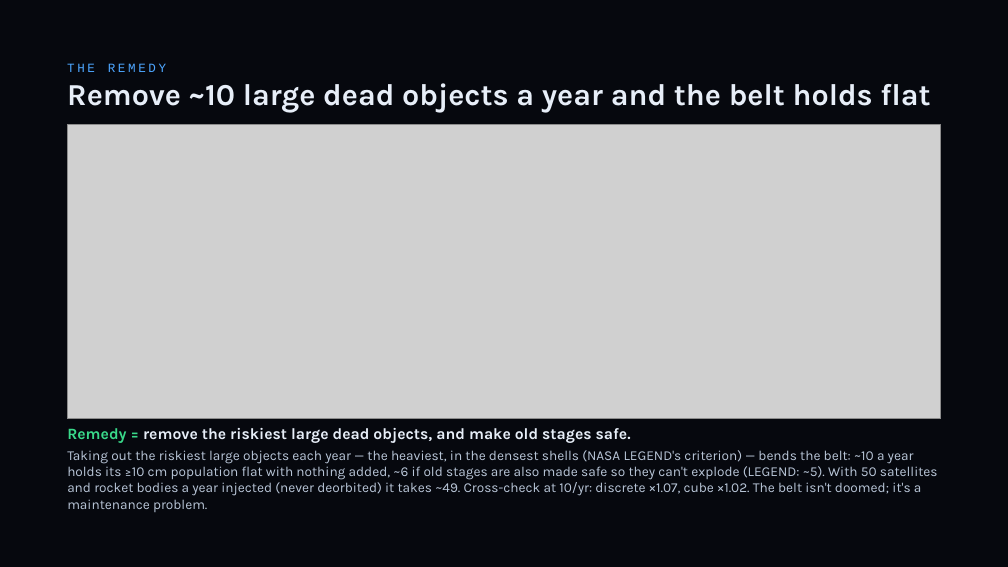
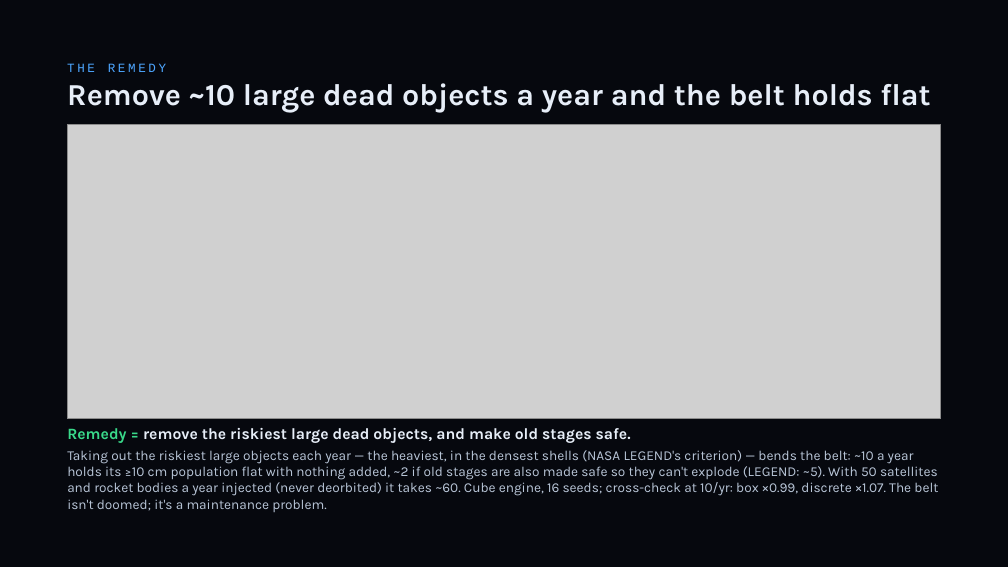
Before and after one commit to TimKadyrov/DebrisCascade, a slide deck: slide 22 of Barrel of Nails — Kessler Study.pptx. Drawn at 1008x567 pixels with LibreOffice and Linux fonts; fonts in the diff are those of the drawing; grey boxes stand for pictures. Boxes give left, top, right and bottom in pixels: in the first picture for what was removed or moved away, otherwise in the second. Text is boxed around its words. In the diff, an @@ line names an element or a change of style, - is before the commit and + after.

Commit message:
Deck on the cube engine; 2006 NASA benchmark panel
- Scenario numbers from 16-seed cube ensembles: nothing added x1.19,
  50/yr x2.6, 200/yr x18, 500/yr x59 (working satellites x4.6), operators
  quit ~yr 27 then x2.8, removal ~10/yr (~2 without explosions, ~60 with
  50/yr). Barrel-sized effects stay on the box model: ceiling +25%,
  90-230 barrels double the 1-10 cm field, ASAT ~22 barrels.
- Charts: seed-range bands/whiskers with the box model dashed; engine
  roles on the tool and engines slides.
- Limits slide: benchmark panel (LEGEND vs box vs cube, no old box) with
  the 2006 rerun at 16 seeds: cube 11.5 (5-17) vs LEGEND 10.8.
- SUMMARY and README rewritten for the cube headline and the benchmark.

```diff
--- a/Barrel of Nails — Kessler Study.pptx
+++ b/Barrel of Nails — Kessler Study.pptx
@@ text at [67,450,938,512]: text changed @@
-Taking out the riskiest large objects each year — the heaviest, in the densest shells (NASA LEGEND's criterion) — bends the belt: ~10 a year holds its ≥10 cm population flat with nothing added, ~6 if old stages are also made safe so they can't explode (LEGEND: ~5). With 50 satellites and rocket bodies a year injected (never deorbited) it takes ~49. Cross-check at 10/yr: discrete ×1.07, cube ×1.02. The belt isn't doomed; it's a maintenance problem.
+Taking out the riskiest large objects each year — the heaviest, in the densest shells (NASA LEGEND's criterion) — bends the belt: ~10 a year holds its ≥10 cm population flat with nothing added, ~2 if old stages are also made safe so they can't explode (LEGEND: ~5). With 50 satellites and rocket bodies a year injected (never deorbited) it takes ~60. Cube engine, 16 seeds; cross-check at 10/yr: box ×0.99, discrete ×1.07. The belt isn't doomed; it's a maintenance problem.
```
Also in this commit, not shown: 14 other slides changed, 15 other files.
